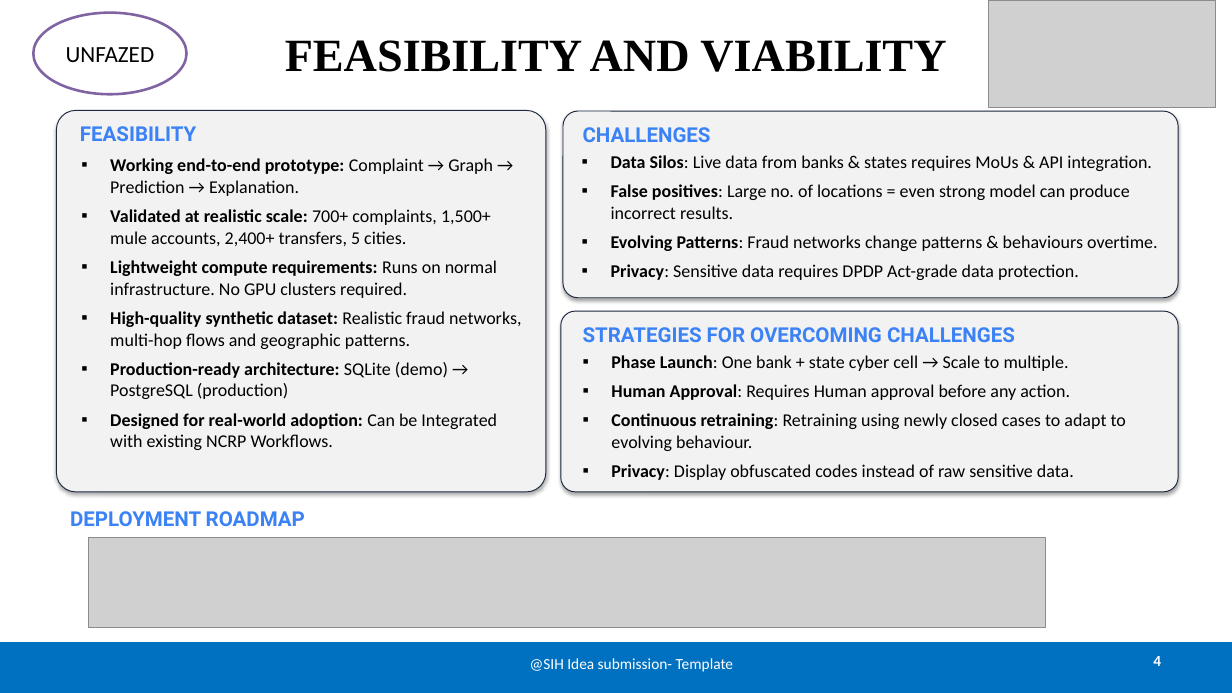
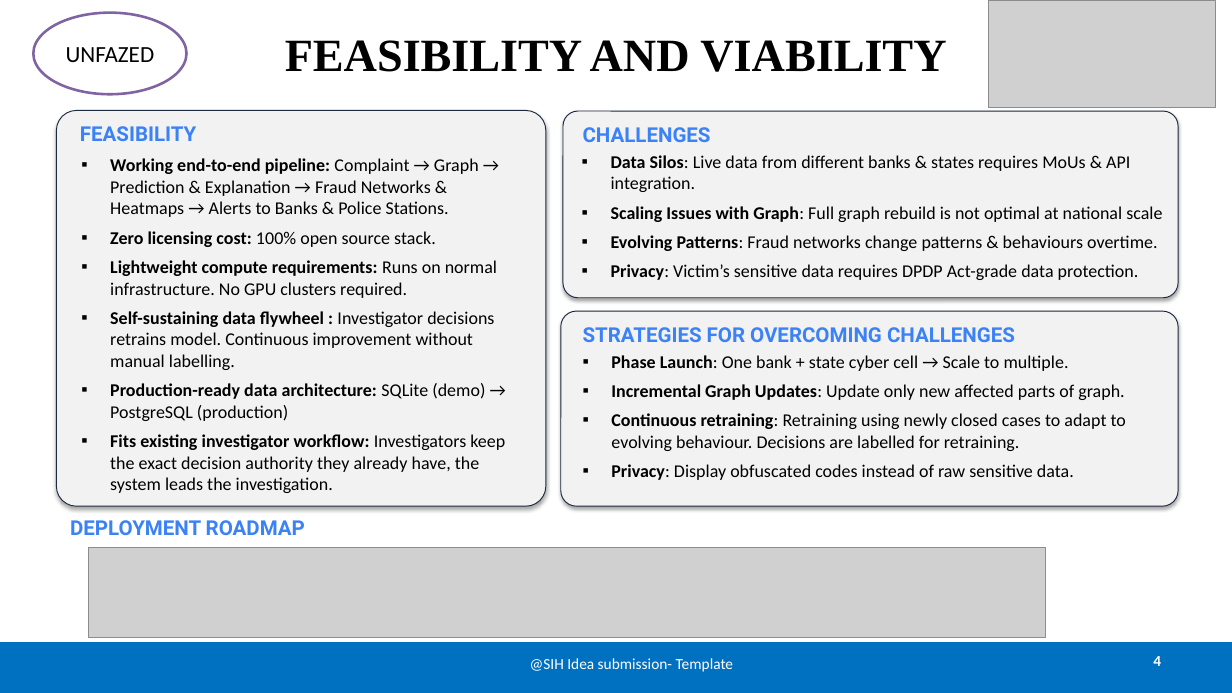
Before and after one commit to iamNVN/SIH-VIGILANCE, a slide deck: slide 4 of SIH2026 PPT.pptx. Drawn at 1232x693 pixels with LibreOffice and Linux fonts; fonts in the diff are those of the drawing; grey boxes stand for pictures. Boxes give left, top, right and bottom in pixels: in the first picture for what was removed or moved away, otherwise in the second. Text is boxed around its words. In the diff, an @@ line names an element or a change of style, - is before the commit and + after.

```diff
--- a/SIH2026 PPT.pptx
+++ b/SIH2026 PPT.pptx
@@ rounded rectangle: place and size @@
-rounded rectangle at (56,111,546,493)
+rounded rectangle at (56,111,546,506)
@@ text at (110,158,479,247): text changed @@
-▪ Working end-to-end prototype: Complaint → Graph → Prediction → Explanation.
-▪ Validated at realistic scale: 700+ complaints, 1,500+ mule accounts, 2,400+ transfers, 5 cities.
+▪ Working end-to-end pipeline: Complaint → Graph → Prediction & Explanation → Fraud Networks & Heatmaps → Alerts to Banks & Police Stations.
+▪ Zero licensing cost: 100% open source stack.
@@ text at (611,155,1162,222): text changed @@
-▪ Data Silos: Live data from banks & states requires MoUs & API integration.
-▪ False positives: Large no. of locations = even strong model can produce incorrect results.
+▪ Data Silos: Live data from different banks & states requires MoUs & API integration.
+▪ Scaling Issues with Graph: Full graph rebuild is not optimal at national scale
@@ text at (611,264,1139,280): text changed @@
-▪ Privacy: Sensitive data requires DPDP Act-grade data protection.
+▪ Privacy: Victim’s sensitive data requires DPDP Act-grade data protection.
@@ text at (110,311,505,493): text changed @@
-▪ High-quality synthetic dataset: Realistic fraud networks, multi-hop flows and geographic patterns.
-▪ Production-ready architecture: SQLite (demo) → PostgreSQL (production)
-▪ Designed for real-world adoption: Can be Integrated with existing NCRP Workflows.
+▪ Self-sustaining data flywheel : Investigator decisions retrains model. Continuous improvement without manual labelling.
+▪ Production-ready data architecture: SQLite (demo) → PostgreSQL (production)
+▪ Fits existing investigator workflow: Investigators keep the exact decision authority they already have, the system leads the investigation.
@@ rounded rectangle: place and size @@
-rounded rectangle at (561,311,1178,493)
+rounded rectangle at (561,311,1178,506)
@@ text at (611,384,1126,451): text changed @@
-▪ Human Approval: Requires Human approval before any action.
-▪ Continuous retraining: Retraining using newly closed cases to adapt to evolving behaviour.
+▪ Incremental Graph Updates: Update only new affected parts of graph.
+▪ Continuous retraining: Retraining using newly closed cases to adapt to evolving behaviour. Decisions are labelled for retraining.
@@ text "DEPLOYMENT ROADMAP": place and size @@
-text "DEPLOYMENT ROADMAP" at (70,511,305,526)
+text "DEPLOYMENT ROADMAP" at (70,520,305,535)
@@ picture: place and size @@
-picture at (88,538,1045,628)
+picture at (88,547,1045,638)
```
Also in this commit, not shown: 3 other slides changed, 1 slide removed, 28 other files.
